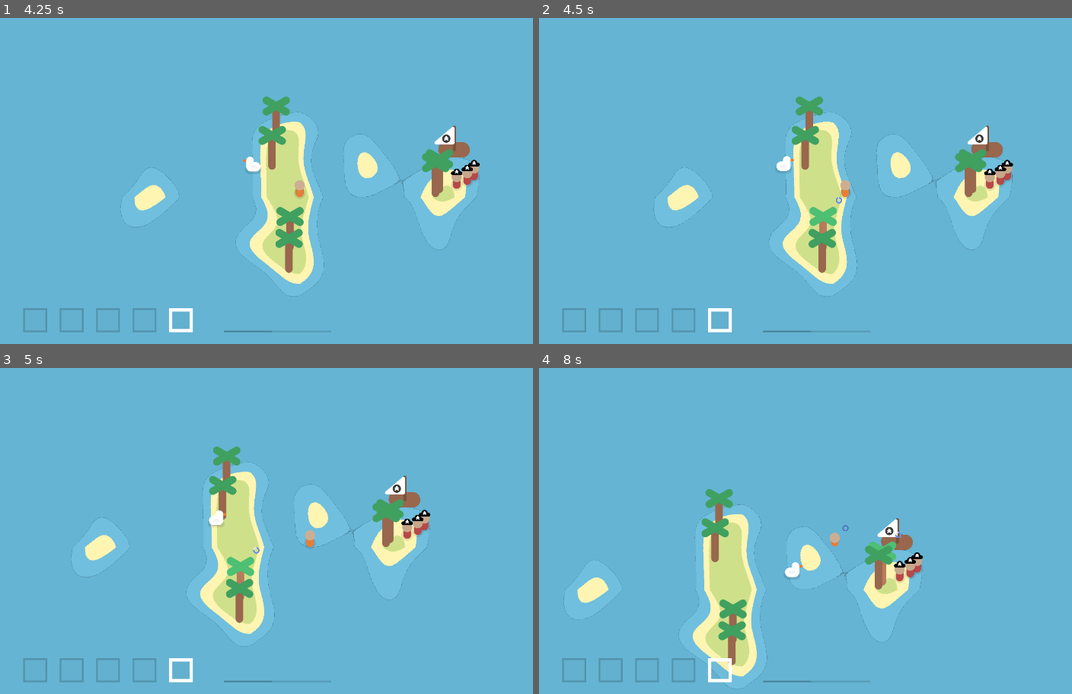
Above: before the commit, frames 1-4 (two rows, left to right).
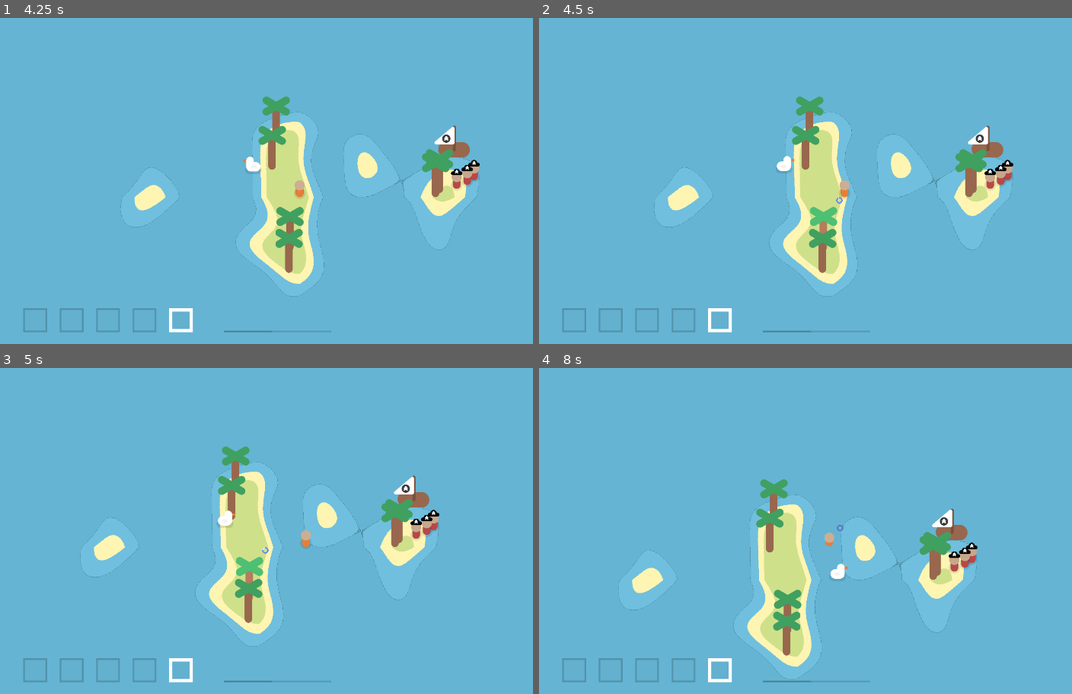
Above: after the commit, the same moments.

Repository: illogicalapple/archipelinaut
Game: Godot game, scene res://scenes/Main.tscn
Same seed, same stepped clock (60 frames per second), same inputs: the game is played once before the commit and once after it.
Inputs (mouse positions are in pixels of both pictures, inside the frame that each line leads up to):
- Up to frame 1 (4.25 s): click "123" at 0.5 s; click "123" at 1.25 s; click "123" at 2 s; click "123" at 2.75 s; click "123" at 3.5 s
- Up to frame 2 (4.5 s): tap Enter at 4.25 s; move the mouse to (826, 229) at 4.27 s; press the mouse at (826, 229) at 4.28 s; hold Right (move_right_0) from 4.28 s (still down)
- Up to frame 3 (5 s): keep holding Right (move_right_0)
- Up to frame 4 (8 s): move the mouse to (768, 472) at 5.02 s; release Right (move_right_0) at 5.03 s; release the mouse at (768, 472) at 5.03 s; hold Down (move_down_0) 5.03-5.78 s; tap 5 (hotbar_4) at 5.1, 6.6 s; click (768, 472) at 5.17 s; move the mouse to (725, 469) at 5.77 s; press the mouse at (725, 469) at 5.78 s; hold Right (move_right_0) 5.78-6.53 s; move the mouse to (869, 488) at 6.52 s; release the mouse at (869, 488) at 6.53 s; hold Up (move_up_0) 6.53-7.28 s; click (869, 488) at 6.67 s; move the mouse to (864, 550) at 7.27 s; press the mouse at (864, 550) at 7.28 s; hold Left (move_left_0) from 7.28 s (still down)

Frame 1 is identical in both runs. In frame 2, 0.8% of the frame differs, in the area x 21-89%, y 24-86%; in frame 3, 6.6%; in frame 4, 14%, in the area x 4-83%, y 34-99%.

Commit message:
too slippery

Diff:
--- a/player/Player.gd
+++ b/player/Player.gd
@@ -32,8 +32,8 @@
 	global.modify_inventory.connect($ItemHolding.update_texture)
 
 func _process(delta):
-	velocity += Vector2(int(Input.is_action_pressed("move_right_" + str(device_id))) - int(Input.is_action_pressed("move_left_" + str(device_id))), int(Input.is_action_pressed("move_down_" + str(device_id))) - int(Input.is_action_pressed("move_up_" + str(device_id)))).normalized() * delta * 50
-	velocity = velocity.lerp(Vector2(0, 0), delta * 4 * (int(in_water) * 3 + 1))
+	velocity += Input.get_vector("move_left_0", "move_right_0", "move_up_0", "move_down_0")
+	velocity = velocity.lerp(Vector2(0, 0), delta * 8 * (int(in_water) * 1.1 + 1))
 	position += velocity * delta / 0.02
 	$ItemHolding.position.x = sign(velocity.x + 0.0000000001) * 15
 	$ItemHolding.rotation = $ItemHolding.old_rot * sign(velocity.x + 0.0000000001)
